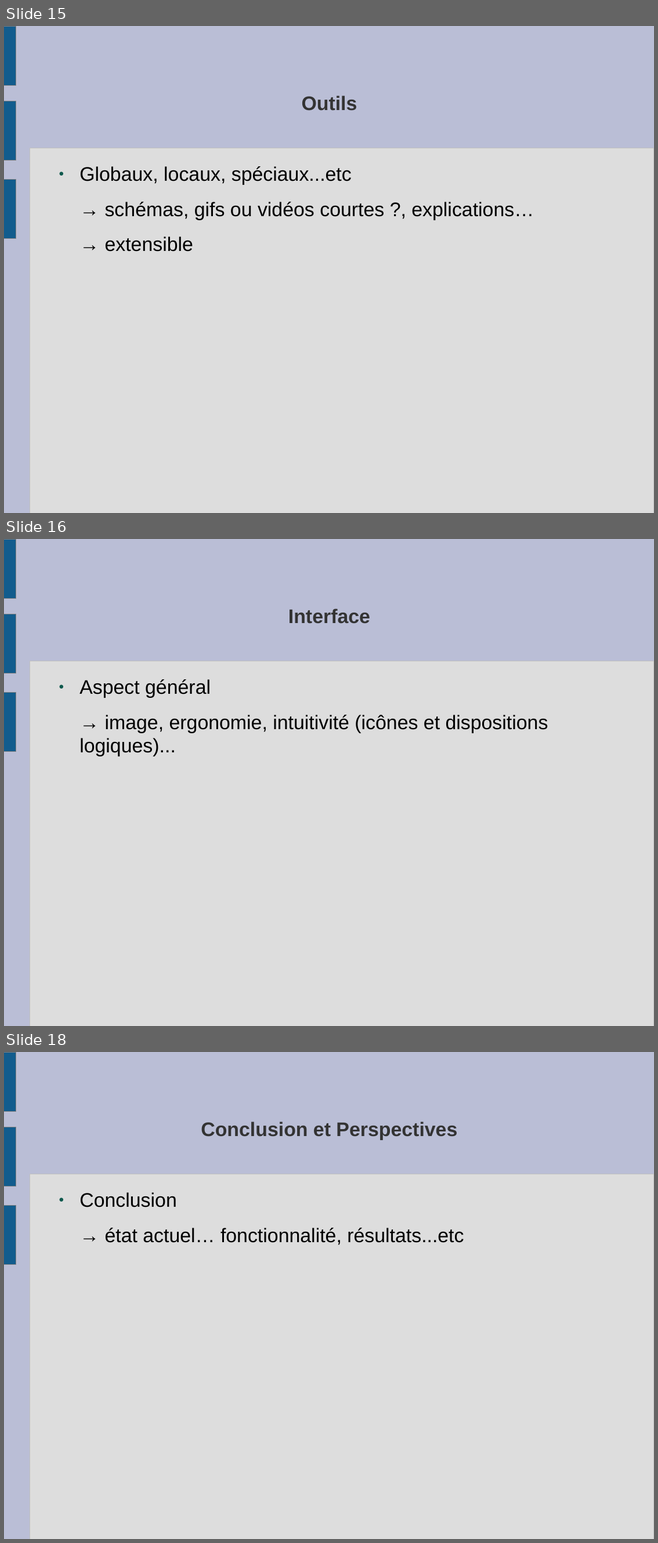
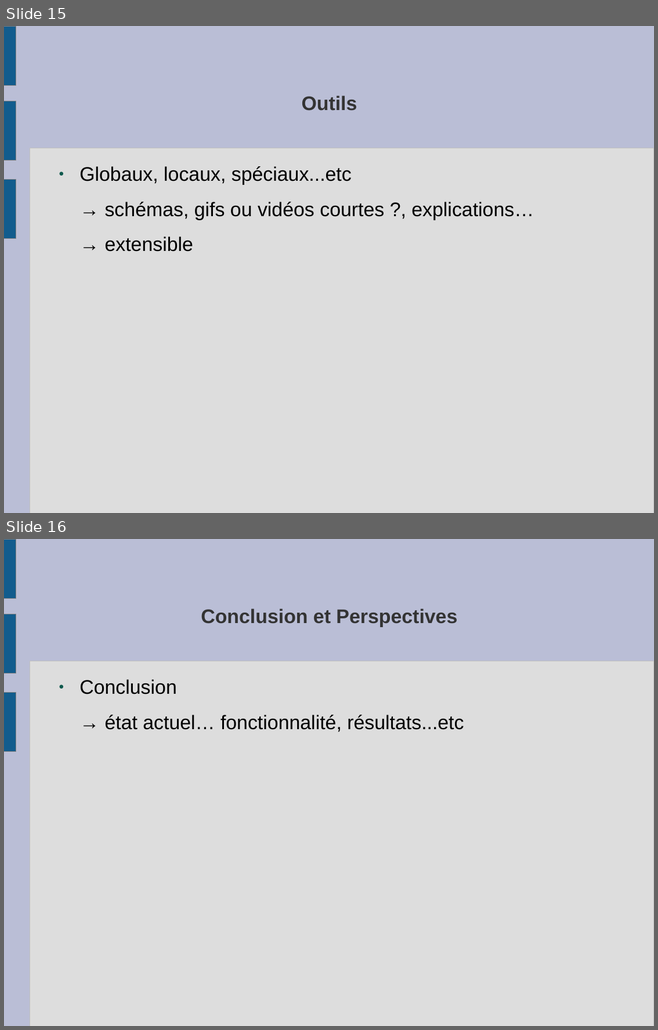
Before and after one commit to slvrgauthier/OpenSculpt, a slide deck: Documentation/Soutenance.odp. Shown one above the other, each under a label of ours: slides 15, 16 and 18 before the commit, slides 15 and 16 after it; the slides between them are not shown. The pictures are 658x1543 and 658x1030 pixels, drawn with LibreOffice and Linux fonts; fonts in the diff are those of the drawing. Boxes give left, top, right and bottom in pixels: in the first picture for what was removed or moved away, otherwise in the second. Text is boxed around its words. In the diff, an @@ line names an element or a change of style, - is before the commit and + after.

```diff
--- a/Documentation/Soutenance.odp
+++ b/Documentation/Soutenance.odp
@@ slide 16 removed at [4, 539, 654, 1026], background #BABED6; not listed: 4 template elements that a slide beside it also shows @@
@@ title removed at [288, 609, 370, 624] @@
-Interface
@@ text removed at [79, 679, 548, 756] @@
-● Aspect général
-→ image, ergonomie, intuitivité (icônes et dispositions logiques)...
@@ what was slide 18 is now slide 16 @@
```
Also in this commit, not shown: 1 other slide removed, 1 other file.
